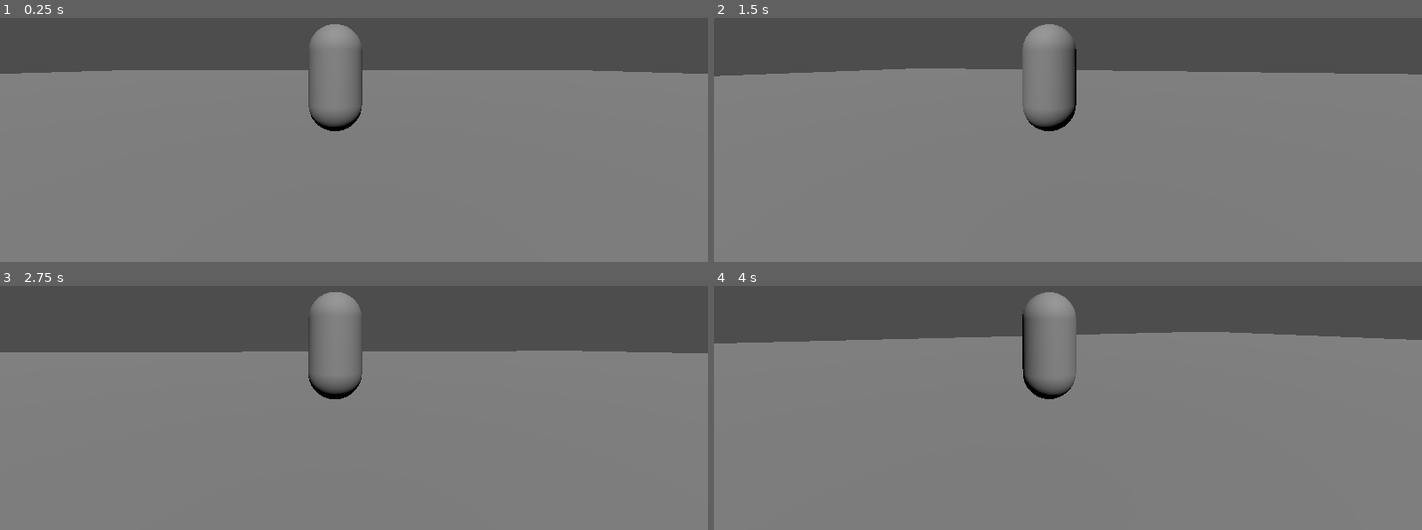
Above: before the commit, frames 1-4 (two rows, left to right).
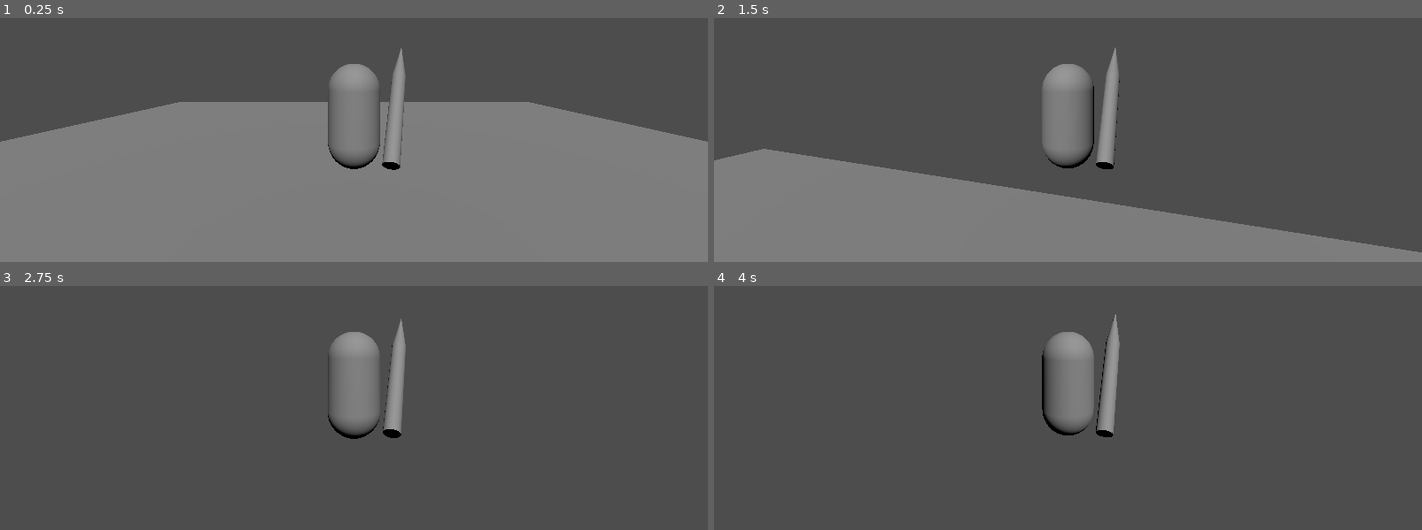
Above: after the commit, the same moments.

Repository: Foxtrot-Game-Studios/blood-is-art
Game: Godot game, scene res://world/world.tscn
The game is run twice, just before and just after one commit, with the same random seed, the same clock (stepped at 60 frames per second) and the same inputs. The project has no main scene, so this scene is started directly.
Inputs (mouse positions are in pixels of both pictures, inside the frame that each line leads up to):
- Up to frame 1 (0.25 s): no input
- Up to frame 2 (1.5 s): tap Enter at 0.5 s; move the mouse to (1103, 61) at 0.52 s; press the mouse at (1103, 61) at 0.53 s; hold W (forward) from 0.53 s (still down); tap Space (jump) at 0.77 s; move the mouse to (1032, 64) at 1.27 s; release the mouse at (1032, 64) at 1.28 s; click (1032, 64) at 1.35 s
- Up to frame 3 (2.75 s): keep holding W (forward); tap Space (jump) at 1.52 s; move the mouse to (368, 325) at 2.02 s; press the mouse at (368, 325) at 2.03 s; tap Alt at 2.1 s
- Up to frame 4 (4 s): keep holding W (forward); tap Space (jump) at 2.75, 3.02, 3.77 s; move the mouse to (1060, 337) at 2.77 s; release the mouse at (1060, 337) at 2.78 s; click (1060, 337) at 2.85 s; tap Enter at 3.5 s; move the mouse to (1117, 337) at 3.52 s; press the mouse at (1117, 337) at 3.53 s

The runs differ from the first frame. In frame 1, 18% of the frame differs, in the area x 0-100%, y 2-63%; in frame 2, 51%; in frame 3, 72%; in frame 4, 77%, in the area x 0-100%, y 2-100%.

Commit message:
sprinting and weapon wip

Diff:
--- a/blood-is-art/player/scenes/player.tscn
+++ b/blood-is-art/player/scenes/player.tscn
@@ -1,12 +1,13 @@
 [gd_scene format=3 uid="uid://ccxam0svr5614"]
 
 [ext_resource type="Script" uid="uid://dyx7oq5wgisln" path="res://player/scripts/player.gd" id="1_t0cpu"]
+[ext_resource type="PackedScene" uid="uid://btag5ny2y747i" path="res://player/scenes/weapon.tscn" id="2_t0cpu"]
 
 [sub_resource type="CapsuleMesh" id="CapsuleMesh_kqu6x"]
 
 [sub_resource type="CapsuleShape3D" id="CapsuleShape3D_rkbax"]
 
-[node name="player" type="CharacterBody3D" unique_id=675215267]
+[node name="Player" type="CharacterBody3D" unique_id=675215267]
 script = ExtResource("1_t0cpu")
 
 [node name="MeshInstance3D" type="MeshInstance3D" parent="." unique_id=1712415854]
@@ -16,7 +17,11 @@
 shape = SubResource("CapsuleShape3D_rkbax")
 
 [node name="SpringArm3D" type="SpringArm3D" parent="." unique_id=155169196]
-transform = Transform3D(1, 0, 0, 0, 1, 0, 0, 0, 1, 0.34696567, 0.26078796, -0.12677628)
+transform = Transform3D(1, 0, 0, 0, 1, 0, 0, 0, 1, 0, 1, 0)
+collision_mask = 2
 spring_length = 5.0
 
 [node name="Camera3D" type="Camera3D" parent="SpringArm3D" unique_id=1441334681]
+
+[node name="Weapon" parent="." unique_id=325779242 instance=ExtResource("2_t0cpu")]
+transform = Transform3D(0.18301266, 0.18301266, 0.9659258, -0.70710677, 0.70710677, 0, -0.68301266, -0.68301266, 0.258819, 0.8, 0, 0)
--- /dev/null
+++ b/blood-is-art/player/scenes/weapon.tscn
@@ -0,0 +1,53 @@
+[gd_scene format=3 uid="uid://btag5ny2y747i"]
+
+[ext_resource type="Script" uid="uid://8v6y4qmx6l7" path="res://player/scripts/weapon.gd" id="1_gp1vf"]
+
+[sub_resource type="CylinderMesh" id="CylinderMesh_8h4do"]
+top_radius = 0.15
+bottom_radius = 0.15
+
+[sub_resource type="CylinderMesh" id="CylinderMesh_i76ds"]
+top_radius = 0.0
+bottom_radius = 0.15
+height = 1.0
+
+[sub_resource type="CylinderShape3D" id="CylinderShape3D_i76ds"]
+radius = 0.15
+
+[sub_resource type="CylinderShape3D" id="CylinderShape3D_gp1vf"]
+height = 1.0
+radius = 0.075
+
+[node name="Weapon" type="StaticBody3D" unique_id=325779242]
+collision_layer = 4
+collision_mask = 4
+script = ExtResource("1_gp1vf")
+
+[node name="Blade" type="MeshInstance3D" parent="." unique_id=1191876836]
+mesh = SubResource("CylinderMesh_8h4do")
+
+[node name="Tip" type="MeshInstance3D" parent="." unique_id=1329480294]
+transform = Transform3D(1, 0, 0, 0, 1, 0, 0, 0, 1, 0, 1.5, 0)
+mesh = SubResource("CylinderMesh_i76ds")
+
+[node name="BladeCollision" type="CollisionShape3D" parent="." unique_id=1110608952]
+shape = SubResource("CylinderShape3D_i76ds")
+
+[node name="TipCollision" type="CollisionShape3D" parent="." unique_id=2079691829]
+transform = Transform3D(1, 0, 0, 0, 1, 0, 0, 0, 1, 0, 1.5, 0)
+shape = SubResource("CylinderShape3D_gp1vf")
+
+[node name="AttackHitbox" type="Area3D" parent="." unique_id=180679522]
+collision_layer = 4
+collision_mask = 4
+monitoring = false
+monitorable = false
+
+[node name="BladeCollision" type="CollisionShape3D" parent="AttackHitbox" unique_id=1185640601]
+shape = SubResource("CylinderShape3D_i76ds")
+
+[node name="TipCollision" type="CollisionShape3D" parent="AttackHitbox" unique_id=1016245559]
+transform = Transform3D(1, 0, 0, 0, 1, 0, 0, 0, 1, 0, 1.5, 0)
+shape = SubResource("CylinderShape3D_gp1vf")
+
+[connection signal="body_entered" from="AttackHitbox" to="." method="_on_attack_hitbox_body_entered"]
--- a/blood-is-art/player/scripts/player.gd
+++ b/blood-is-art/player/scripts/player.gd
@@ -1,31 +1,59 @@
 extends CharacterBody3D
 
 @onready var spring_arm: SpringArm3D = $SpringArm3D
+@onready var weapon: StaticBody3D = $Weapon
 
-const SPEED = 5.0
-const JUMP_VELOCITY = 4.5
+const APPROX_ZERO: float = 0.001
 
-const CAM_SENS = 0.005
+const SPEED: float = 10.0
+const FRICTION: float = 8.0
+
+const JUMP_VELOCITY: float = 5.0
+
+const SPRINT_VELOCITY: float = 7.0
+const SPRINT_ACCEL: float = 17.0
+
+const CAM_SENS: float = 0.005
+
+var sprinting: bool = false
+var sprint_boost: Vector3 = Vector3.ZERO
 
 func _ready() -> void:
 	Input.set_mouse_mode(Input.MOUSE_MODE_CAPTURED)
 
 func _physics_process(delta: float) -> void:
+	var input_dir := Input.get_vector("strafe_left", "strafe_right", "forward", "backward")
+	var direction := (transform.basis * Vector3(input_dir.x, 0, input_dir.y)).normalized()
+
+	if not sprinting:
+		if direction:
+			velocity.x = direction.x * SPEED
+			velocity.z = direction.z * SPEED
+		elif is_on_floor():
+			velocity.x = lerp(velocity.x, 0.0, FRICTION * delta)
+			velocity.z = lerp(velocity.z, 0.0, FRICTION * delta)
+
 	if not is_on_floor():
 		velocity += get_gravity() * delta
 
 	if Input.is_action_just_pressed("jump") and is_on_floor():
 		velocity.y = JUMP_VELOCITY
 
-	var input_dir := Input.get_vector("strafe_left", "strafe_right", "forward", "backward")
-	var direction := (transform.basis * Vector3(input_dir.x, 0, input_dir.y)).normalized()
+	if Input.is_action_just_pressed("left_shift") and not sprinting:
+		sprinting = true
+		sprint_boost = -global_transform.basis.z.normalized() * SPRINT_VELOCITY
 
-	if direction:
-		velocity.x = direction.x * SPEED
-		velocity.z = direction.z * SPEED
-	else:
-		velocity.x = move_toward(velocity.x, 0, SPEED)
-		velocity.z = move_toward(velocity.z, 0, SPEED)
+	if sprinting:
+		sprint_boost = sprint_boost.lerp(Vector3.ZERO, SPRINT_ACCEL * delta)
+		velocity += sprint_boost
+		if sprint_boost.x <= APPROX_ZERO and sprint_boost.x >= -APPROX_ZERO and sprint_boost.z <= APPROX_ZERO and sprint_boost.z >= -APPROX_ZERO:
+			sprinting = false
+			sprint_boost = Vector3.ZERO
+
+	if velocity.x <= APPROX_ZERO and velocity.x >= -APPROX_ZERO:
+		velocity.x = 0.0
+	if velocity.z <= APPROX_ZERO and velocity.z >= -APPROX_ZERO:
+		velocity.z = 0.0
 
 	move_and_slide()
 
@@ -41,4 +69,7 @@
 	if event.is_action_pressed("left_click"):
 		if Input.mouse_mode != Input.MOUSE_MODE_CAPTURED:
 			Input.set_mouse_mode(Input.MOUSE_MODE_CAPTURED)
+
 			get_viewport().set_input_as_handled()
+		else:
+			weapon.attack()
--- /dev/null
+++ b/blood-is-art/player/scripts/weapon.gd
@@ -0,0 +1,18 @@
+extends StaticBody3D
+
+@onready var attack_hitbox: Area3D = $AttackHitbox
+
+var attacking: bool = false
+
+func _ready() -> void:
+	pass
+
+func _process(delta: float) -> void:
+	pass
+
+func attack() -> void:
+	attack_hitbox.monitoring = true
+
+func _on_attack_hitbox_body_entered(body: Node3D) -> void:
+	if body != self:
+		print("thing hit: ", body)
--- a/blood-is-art/world/world.tscn
+++ b/blood-is-art/world/world.tscn
@@ -3,14 +3,15 @@
 [ext_resource type="PackedScene" uid="uid://ccxam0svr5614" path="res://player/scenes/player.tscn" id="1_6xmxd"]
 
 [sub_resource type="BoxMesh" id="BoxMesh_p1u0j"]
-size = Vector3(100, 1, 100)
+size = Vector3(20, 1, 20)
 
 [sub_resource type="BoxShape3D" id="BoxShape3D_g312j"]
 size = Vector3(100, 1, 100)
 
-[node name="world" type="Node3D" unique_id=1271889774]
+[node name="World" type="Node3D" unique_id=1271889774]
 
 [node name="StaticBody3D" type="StaticBody3D" parent="." unique_id=2126281850]
+collision_layer = 3
 
 [node name="MeshInstance3D" type="MeshInstance3D" parent="StaticBody3D" unique_id=1916828986]
 mesh = SubResource("BoxMesh_p1u0j")
@@ -18,7 +19,7 @@
 [node name="CollisionShape3D" type="CollisionShape3D" parent="StaticBody3D" unique_id=894425409]
 shape = SubResource("BoxShape3D_g312j")
 
-[node name="player" parent="." unique_id=675215267 instance=ExtResource("1_6xmxd")]
+[node name="Player" parent="." unique_id=675215267 instance=ExtResource("1_6xmxd")]
 transform = Transform3D(1, 0, 0, 0, 1, 0, 0, 0, 1, 0, 2, 0)
 
 [node name="DirectionalLight3D" type="DirectionalLight3D" parent="." unique_id=1601861235]
Not shown, added: blood-is-art/player/scripts/weapon.gd.uid
